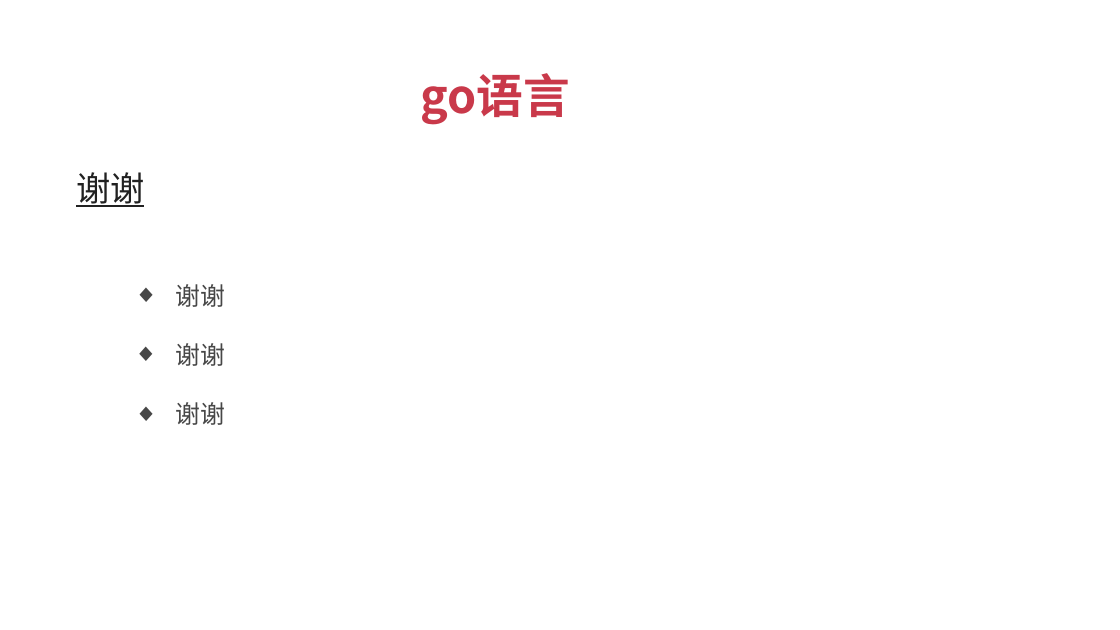
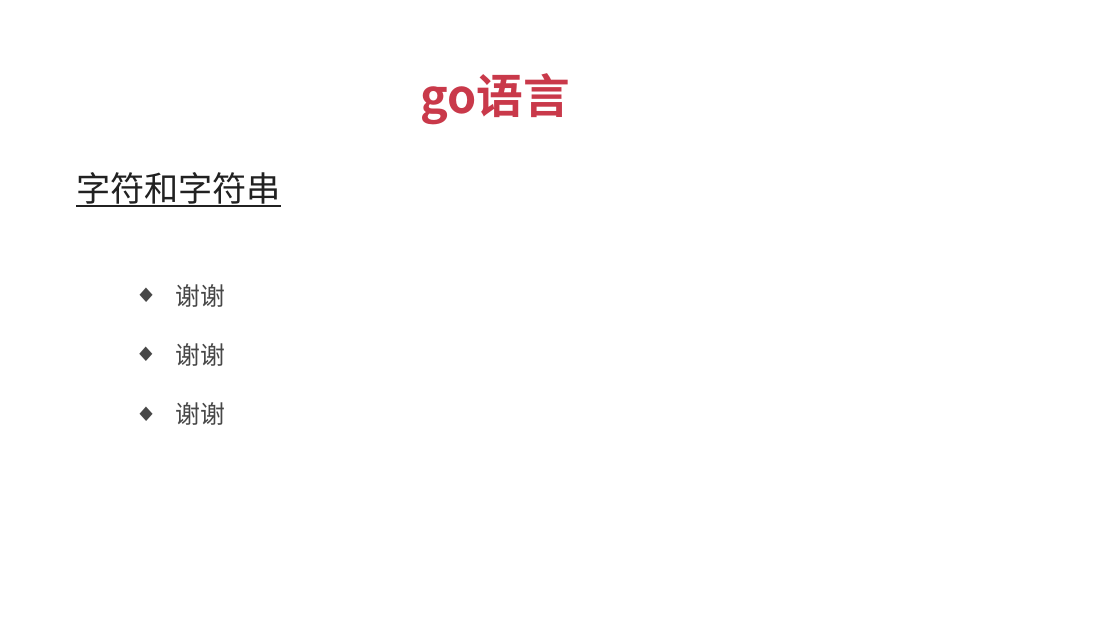
Before and after one commit to xuqiang76/golang, a slide deck: slide 22 of tuling/go语言_傻大猫.pptx (slide 21 before the commit). Drawn at 1120x630 pixels with LibreOffice and Linux fonts; fonts in the diff are those of the drawing. Boxes give left, top, right and bottom in pixels: in the first picture for what was removed or moved away, otherwise in the second. Text is boxed around its words. In the diff, an @@ line names an element or a change of style, - is before the commit and + after.

```diff
--- a/tuling/go语言_傻大猫.pptx
+++ b/tuling/go语言_傻大猫.pptx
@@ text at [76, 172, 281, 207]: text changed @@
-谢谢
+字符和字符串
```
Also in this commit, not shown: 1 other slide changed, 1 slide added, 3 other files.
